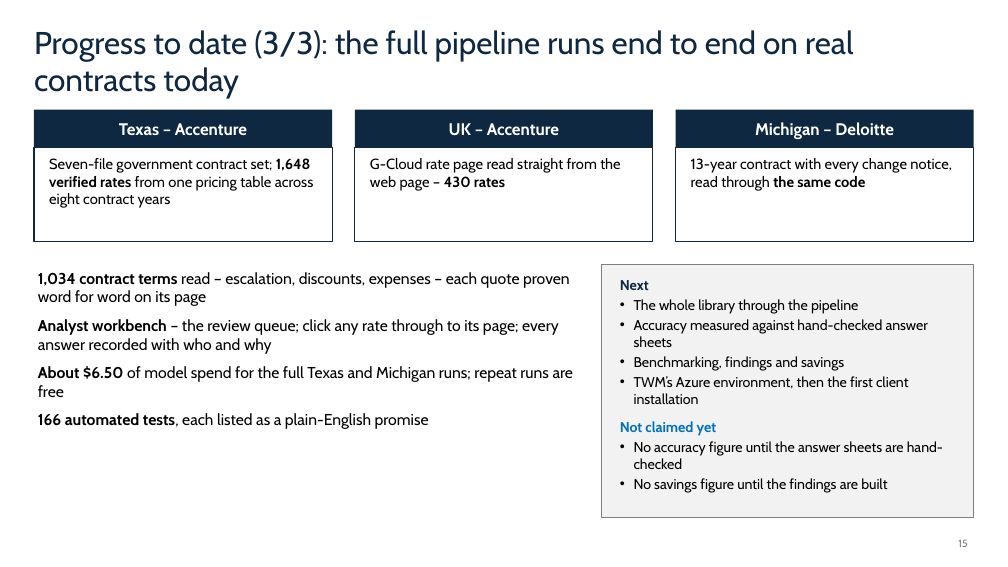
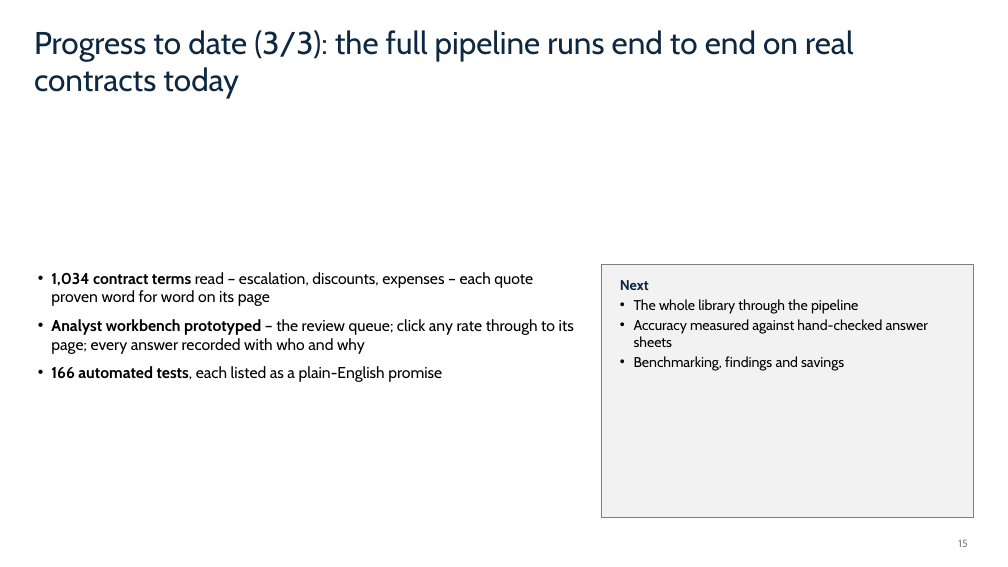
Before and after one commit to kylemac7807/twm-platform, a slide deck: slide 15 of docs/story/twm-pitch-deck.pptx. Drawn at 1008x567 pixels with LibreOffice and Linux fonts; fonts in the diff are those of the drawing. Boxes give left, top, right and bottom in pixels: in the first picture for what was removed or moved away, otherwise in the second. Text is boxed around its words. In the diff, an @@ line names an element or a change of style, - is before the commit and + after.

```diff
--- a/docs/story/twm-pitch-deck.pptx
+++ b/docs/story/twm-pitch-deck.pptx
@@ rectangle removed at (34, 110, 332, 147) @@
@@ rectangle removed at (355, 110, 653, 147) @@
@@ rectangle removed at (676, 110, 974, 147) @@
@@ rectangle removed at (34, 147, 332, 242) @@
@@ text removed at (119, 123, 247, 135) @@
-Texas – Accenture
@@ rectangle removed at (355, 147, 653, 242) @@
@@ text removed at (449, 123, 559, 136) @@
-UK – Accenture
@@ rectangle removed at (676, 147, 974, 242) @@
@@ text removed at (755, 122, 894, 139) @@
-Michigan – Deloitte
@@ text removed at (49, 158, 314, 208) @@
-Seven-file government contract set; 1,648 verified rates from one pricing table across eight contract years
@@ text removed at (370, 158, 620, 191) @@
-G-Cloud rate page read straight from the web page – 430 rates
@@ text removed at (691, 158, 952, 191) @@
-13-year contract with every change notice, read through the same code
@@ text at (51, 319, 574, 354): text changed @@
-• Analyst workbench – the review queue; click any rate through to its page; every answer recorded with who and why
-• About $6.50 of model spend for the full Texas and Michigan runs; repeat runs are free
+• Analyst workbench prototyped – the review queue; click any rate through to its page; every answer recorded with who and why
@@ text at (620, 376, 943, 493): paragraphs removed @@
-• TWM’s Azure environment, then the first client installation
-Not claimed yet
-• No accuracy figure until the answer sheets are hand-checked
-• No savings figure until the findings are built
```
Also in this commit, not shown: 6 other slides changed.
